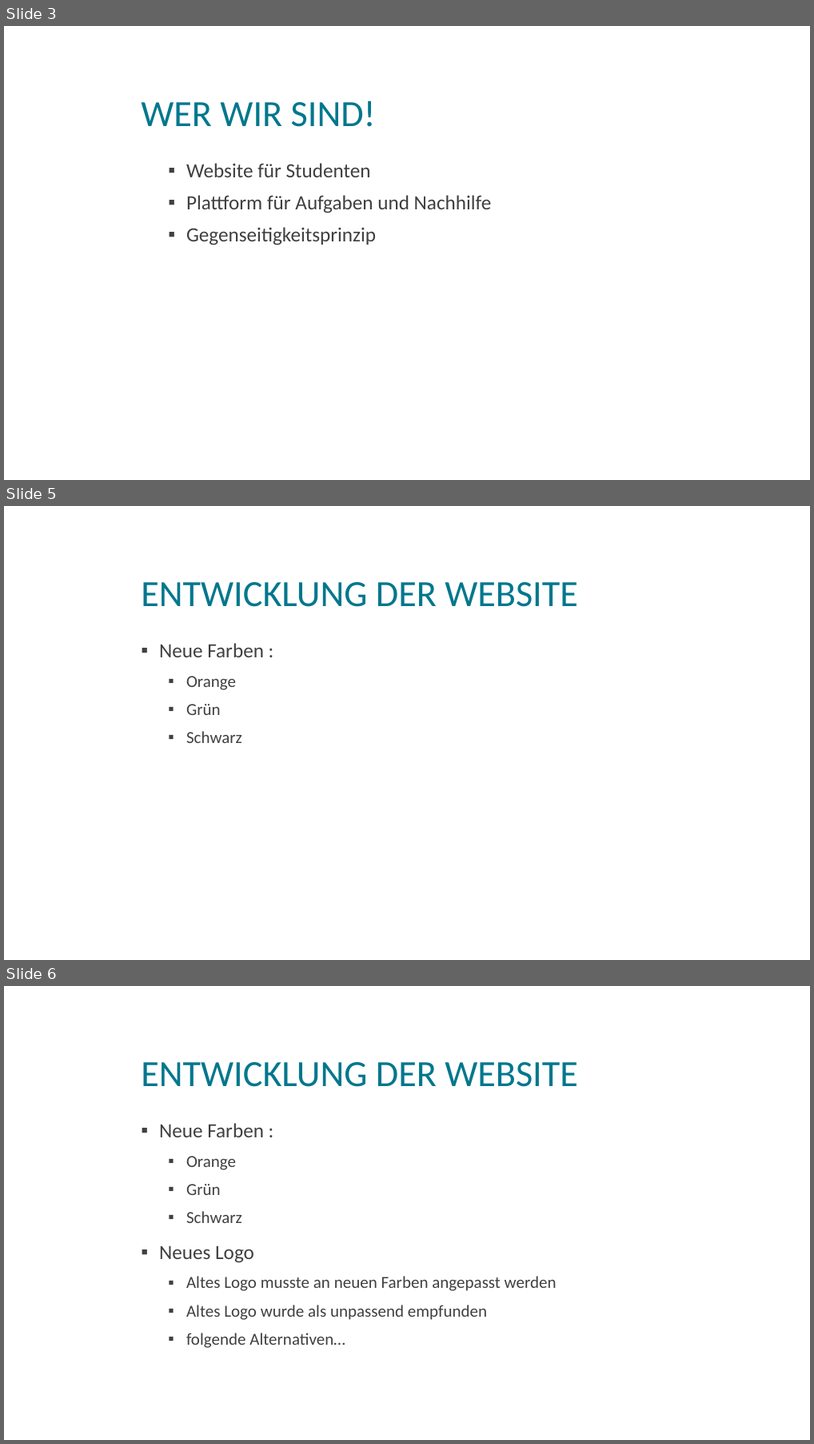
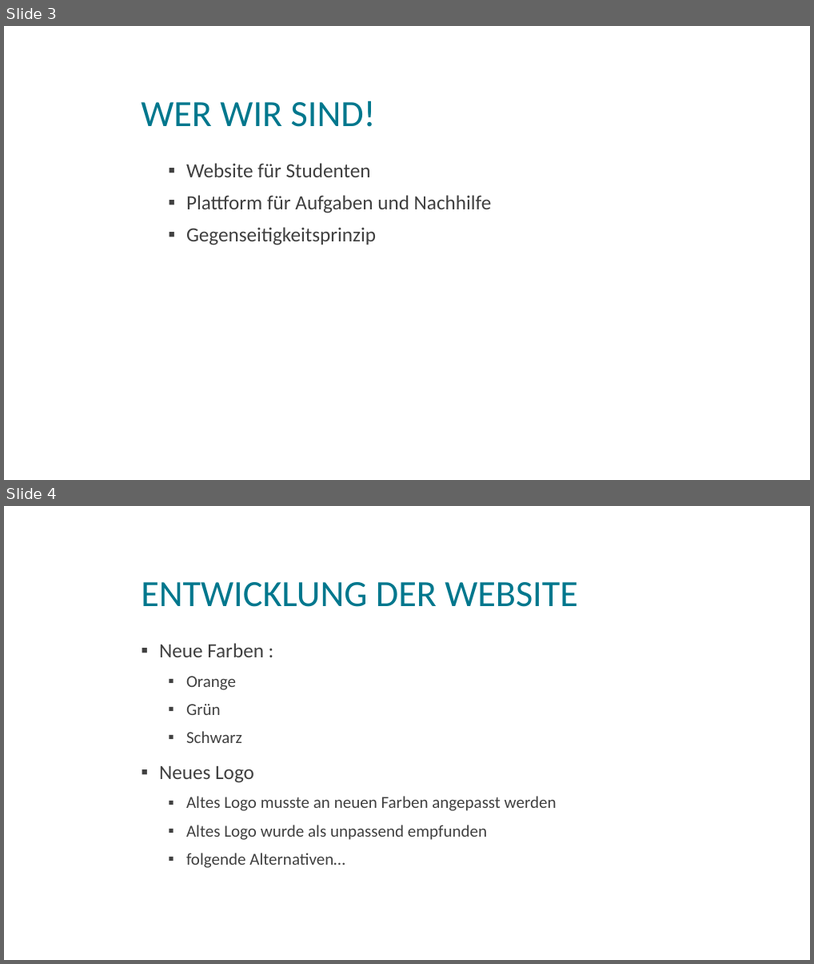
Before and after one commit to magharmi/StudentenFuerStudenten, a slide deck: websitePPneu.pptx. Shown one above the other, each under a label of ours: slides 3, 5 and 6 before the commit, slides 3 and 4 after it; the slides between them are not shown. The pictures are 814x1444 and 814x964 pixels, drawn with LibreOffice and Linux fonts; fonts in the diff are those of the drawing; background and template pictures are left out. Boxes give left, top, right and bottom in pixels: in the first picture for what was removed or moved away, otherwise in the second. Text is boxed around its words. In the diff, an @@ line names an element or a change of style, - is before the commit and + after.

```diff
--- a/websitePPneu.pptx
+++ b/websitePPneu.pptx
@@ slide 5 removed at box(4, 506, 810, 960), background picture (left out) @@
@@ title removed at box(141, 582, 578, 607) @@
-ENTWICKLUNG DER WEBSITE
@@ text removed at box(159, 643, 264, 743) @@
-▪ Neue Farben :
-  ▪ Orange
-  ▪ Grün
-  ▪ Schwarz
@@ what was slide 6 is now slide 4 @@
```
Also in this commit, not shown: 1 other slide removed, 1 other file.
